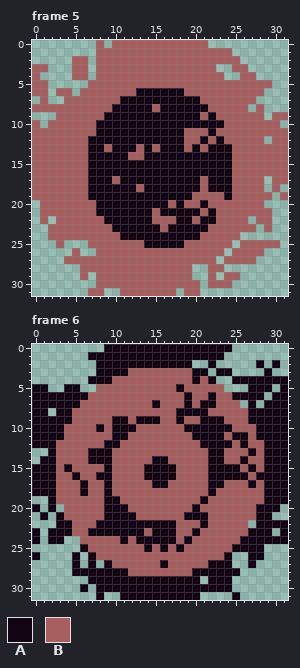
Two versions of one pixel-art file, game_sprites/pickable/healing_pack/healing_pack.ase. Above, as it was before the edit.
32x32 pixels, 6 frames. Shown: frame 5, frame 6. The commit also changed other frames, which this record leaves out.
Visible layers, top first: "Layer 6", "Layer 1", "Layer 2", "Layer 3", "Layer 4", "Layer 5".
Palette (. is transparent): A #140515  B #a75f5f
Pixels before, frame 5, first column x 0:
 0 ........B.BBBBBBBBBBBB..........
 1 ........BBBBBBBBBBBBBBBBB.......
 2 .....BB.BBBBBBBBBBBBBBBBBB......
 3 BB...BB.BBBBBBBBBBBBBBB..BB.....
 4 B....BB.BBBBBBBBBBBBBBBB..BB....
 5 BB.....BBBBBBBBBBBBBBBBBBBBBBB..
 6 BB.BB.BBBBBBBAAAAAABBBBBBBBBB...
 7 .B..BBBBBBBAAAAAAAAAABBBBBBB....
 8 BBBBBBBBBBAAAAABAAAAAABBBBB.B...
 9 ...BBBBBBAAAAAAAAAAAABABBBBBB.BB
10 B.BBBBBBAAAAAAAAAAAAAAAABBBBBBB.
11 BBBBBBBBAAAAAAAAAAABBBABBBBBBBBB
12 BBBBBBBAAAAAAAAAAAABBABABBBBB.BB
13 BBBBBBBAABAAABABAAABABAAABBBBBBB
14 BBBBBBBAAAAABBAAAAAAAAAAABBBBBBB
15 BBBBBBBAAAAAAAAAAAAAAAAAABBBBBBB
16 BBBBBBBAAAAAAAAAAAAAAAAAABBBBBBB
17 BBBBBBBAAABAAAAAAAAAABAAABBBB.BB
18 BBBBBBBAAAAAABAAAAAAABAAABBBB.B.
19 BBBBBBBAAAAAAAAAAAAABBBBABBBBB.B
20 .BBBBBBBAAAAAAAAABABBABBBBBBB...
21 .BBBBBBBAAAAAAABAAAAABABBBBBBB..
22 .B.BBBBBBAAAAAABBBAABAABBBB.BB..
23 ..BBBBBBBBAAAAAABAAAAABBBBBB.B..
24 ..BBBBBBBBBAAAAAAAAAABBBBB......
25 ...B...BBBBBBBAAAAABBBBBB.BBBBB.
26 .....B..BBBBBBBBBBBBBBBB.BBBB...
27 ....BBBBBBBBBBBBBBBBBBB.BBBB....
28 ......BBBBBBBBBBBBBB..BB........
29 ......B.BBBBBBBBBBBB..B.BB......
30 ........BBBBBBBBBBBBB.BBB.......
31 .......BB..BBBBBBB.BB...........
Pixels before, frame 6, first column x 0:
 0 .........AAAAAAAAAAAAAAAA.......
 1 .......AAAAAAAAAAAAAAAAA........
 2 ........AAAAAAAAAAAA..A.....A.A.
 3 ........AAAABBBBBBBBAA.AA....A..
 4 .......AAABBBBBBBBBBABA..AAAAAAA
 5 AA..AA..BBBBBBBBBBABBBBB...AAA.A
 6 AAAAAAABBBBBBBBBBBBABBABBAAAA.AA
 7 AAAAAABBBBBBBBBABBBABAABBB.A.AAA
 8 AA.AABBBBBBBBBBBBBAAAABBBBBAAAAA
 9 AAAAABBBBBAABAAABBABBAAABBBAAAAA
10 AAAABBBBABAAABBBBBBAAAAAABBBAAAA
11 AAAABBBBBBAABBBBBBBBAAAABAABAAAA
12 AAABBBBBBAABBBBBBBBBBAAAABABBAAA
13 ..ABBBBAAABBBBBBBBBBBBAABBBABAAA
14 .AABBBBAAABBBBBAABBBBBAABBABBAAA
15 AAABABBBBABBBBAAAABBBBAAAABABAAA
16 AAABBABBAABBBBAAAABBBBAAAAABAAAA
17 AAABBBABBABBBBBAABBBBBAABBBABAAA
18 AAABBBABBABBBBBBBBBBBBABBBBBBAAA
19 ..ABBBBBBAABBBBBBBBBBABBBBBBBAAA
20 A.A.BBBBBAAABBBBBBBBABBBBBBBAAA.
21 .A.ABBBBBAAAABBBBBBAAABBBBBBAA..
22 ...AABBBAAAAAAAAAABBBABBBBB.AAAA
23 A.AAABBAAAAAAABAAABBABBBBBBAAA.A
24 A.AA..BBBBBABAAAAABABBBBBBAAAAAA
25 ......ABBBBBBBABABABBBBBBAAAA...
26 A....A.ABBBBBBBBBBBBBBBBA..AA...
27 .....A.A.ABBBBBBABBBBBAAA..A....
28 .....AAAAAAABBBBBBBBAAAAAA......
29 .......AAAAAAAAAAAAAA.AAA.......
30 ......A.AAAAAAAAAAAAAAAAA.......
31 ........A..AAAAAAAAAA....A......
After the commit:
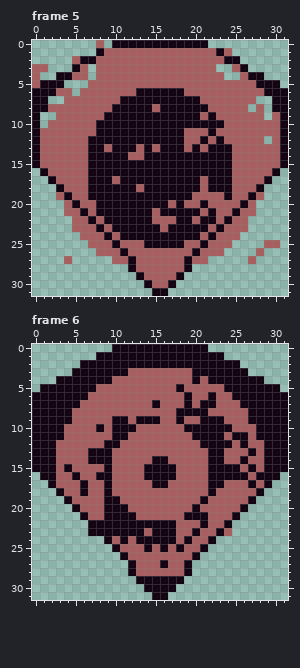
The edit:
Changed rows in their new state; - is an unchanged pixel.
Frame 5, layers "Layer 6", "Layer 5":
first column x 0:
 0 ----------AAAAAAAAAAAA----------
 1 --------A--------------A--------
 2 ------AA----------------AA------
 3 -----A--------------------A-----
 4 ---AA----------------------AA---
 5 -AAA------------------------AAA-
 6 AAA--------------------------AAA
 7 AA----------------------------AA
 8 AA----------------------------AA
 9 A------------------------------A
10 A------------------------------A
11 A------------------------------A
12 A------------------------------A
13 A------------------------------A
14 A------------------------------A
15 A------------------------------A
16 .A----------------------------A.
17 ..A--------------------------A..
18 ...A------------------------A-.-
19 ...-A----------------------A-.-.
20 -...-A--------------------A-.---
21 -...--A------------------A--..--
22 -.-..--A----------------A---..--
23 --...---A--------------A---.-.--
24 --....---A------------A---------
25 ---.------A----------A----...---
26 -----.-----A--------A----...----
27 -----.....--A------A--.-...-----
28 ------......A------A--..--------
29 ------.-.....A----A.--.-..------
30 --------......A--A...-...-------
31 -------..--....AA.-..-----------
Frame 6, layers "Layer 6", "Layer 4", "Layer 5":
first column x 0:
 0 ---------.------------...-------
 1 -------.------------------------
 2 ------AA------------AA-AAA--.-.-
 3 -----AAA--------------A--AA--.--
 4 ---AAAA----------------AA----...
 5 .-AA--AA----------------AAA---A.
 6 -----------------------------A--
 7 --------------------------A-A---
 8 --A-----------------------------
first column x 0:
13 AA------------------------------
14 A-------------------------------
16 .------------------------------.
17 ..----------------------------..
18 ...A------------------------A...
19 --..A----------------------A....
20 .-.-.A--------------------A....-
21 -.-...A------------------A....--
22 ---....A----------------A..-....
23 .-.....----------------A-.....-.
24 .-..--...A------------A.........
25 ------....A----------A.......---
26 .----.-....A--------A....--..---
27 -----.-.-...A------A.....--.----
28 -----.......A------A......------
29 -------......------..-...-------
30 ------.-......----.......-------
31 --------.--....--....----.------
Boxes around the changes in both pictures, in picture pixels (x1, y1, x2, y2):
changed: (32, 40, 288, 296)
changed: (32, 344, 112, 416)
changed: (192, 344, 288, 408)
changed: (32, 448, 288, 600)
